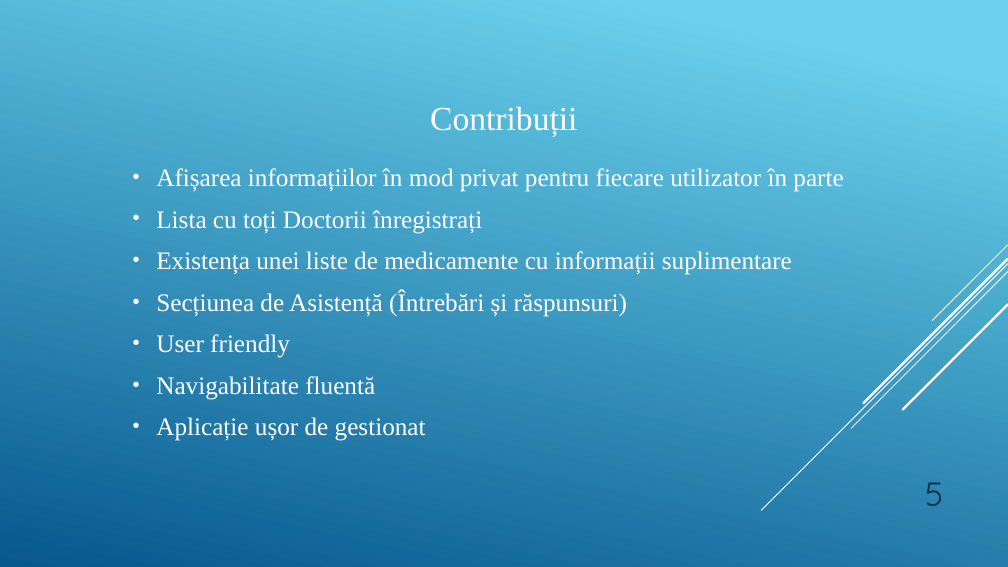
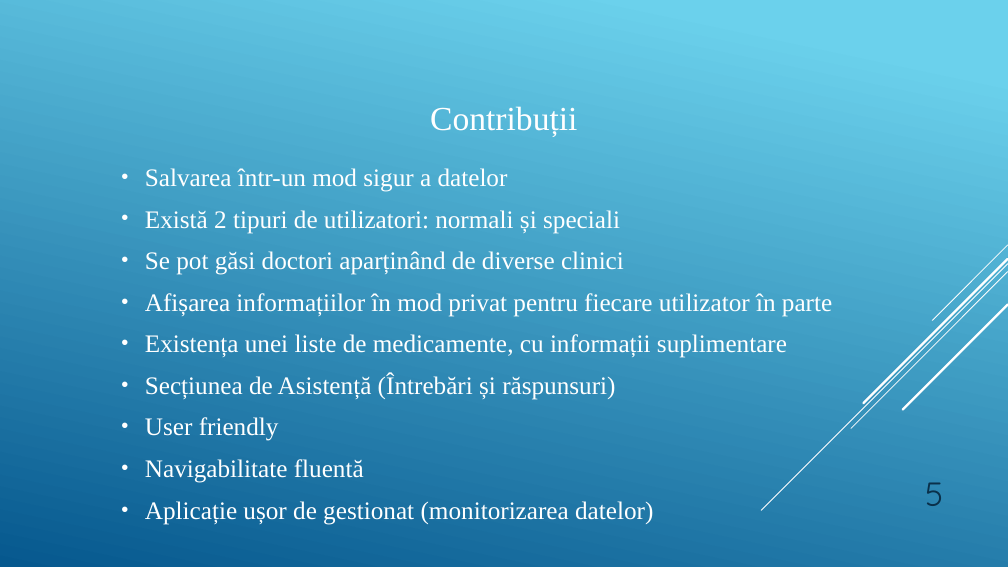
Before and after one commit to GeorgeMorosanu/MediArch_Public, a slide deck: slide 5 of Licenta2018MoroșanuGeorgeCosmin/MediArch.pptx (slide 6 before the commit). Drawn at 1008x567 pixels with LibreOffice and Linux fonts; fonts in the diff are those of the drawing. Boxes give left, top, right and bottom in pixels: in the first picture for what was removed or moved away, otherwise in the second. Text is boxed around its words. In the diff, an @@ line names an element or a change of style, - is before the commit and + after.

```diff
--- a/Licenta2018MoroșanuGeorgeCosmin/MediArch.pptx
+++ b/Licenta2018MoroșanuGeorgeCosmin/MediArch.pptx
@@ text "Salvarea într-un mod sigur a ...": place and size @@
-text "Salvarea într-un mod sigur a ..." at bbox=[156, 168, 843, 441]
+text "Salvarea într-un mod sigur a ..." at bbox=[145, 168, 832, 525]
@@ text at bbox=[145, 168, 624, 275]: paragraphs added @@
+• Salvarea într-un mod sigur a datelor
+• Există 2 tipuri de utilizatori: normali și speciali
+• Se pot găsi doctori aparținând de diverse clinici
@@ text at bbox=[145, 293, 832, 483]: alignment justified to left @@
@@ text at bbox=[145, 334, 787, 358]: text changed @@
-• Lista cu toți Doctorii înregistrați
-• Existența unei liste de medicamente cu informații suplimentare
+• Existența unei liste de medicamente, cu informații suplimentare
@@ text at bbox=[145, 501, 653, 525]: text changed @@
-• Aplicație ușor de gestionat
+• Aplicație ușor de gestionat (monitorizarea datelor)
```
Also in this commit, not shown: 4 other slides changed, 1 slide added, 1 slide removed, 12 other files.
